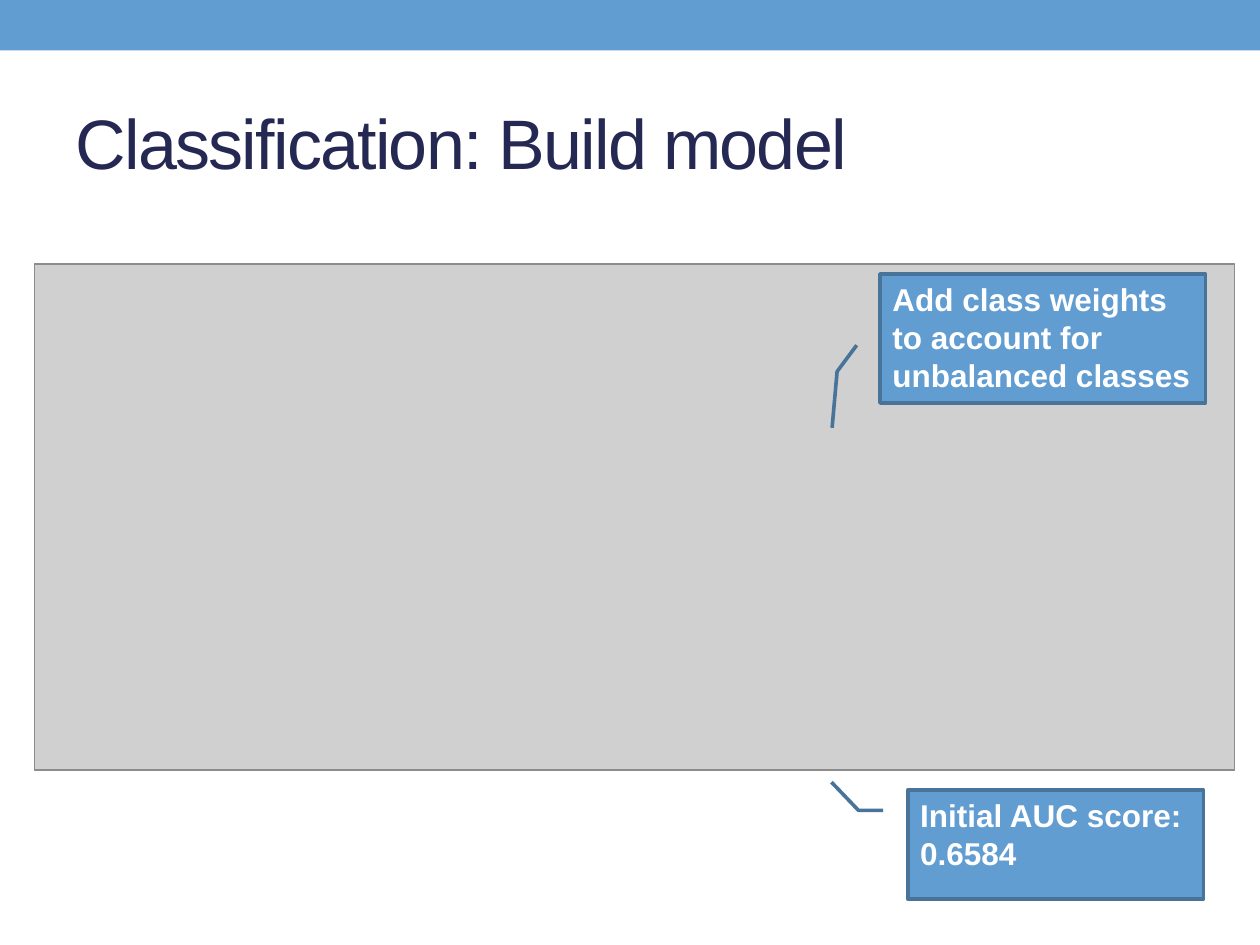
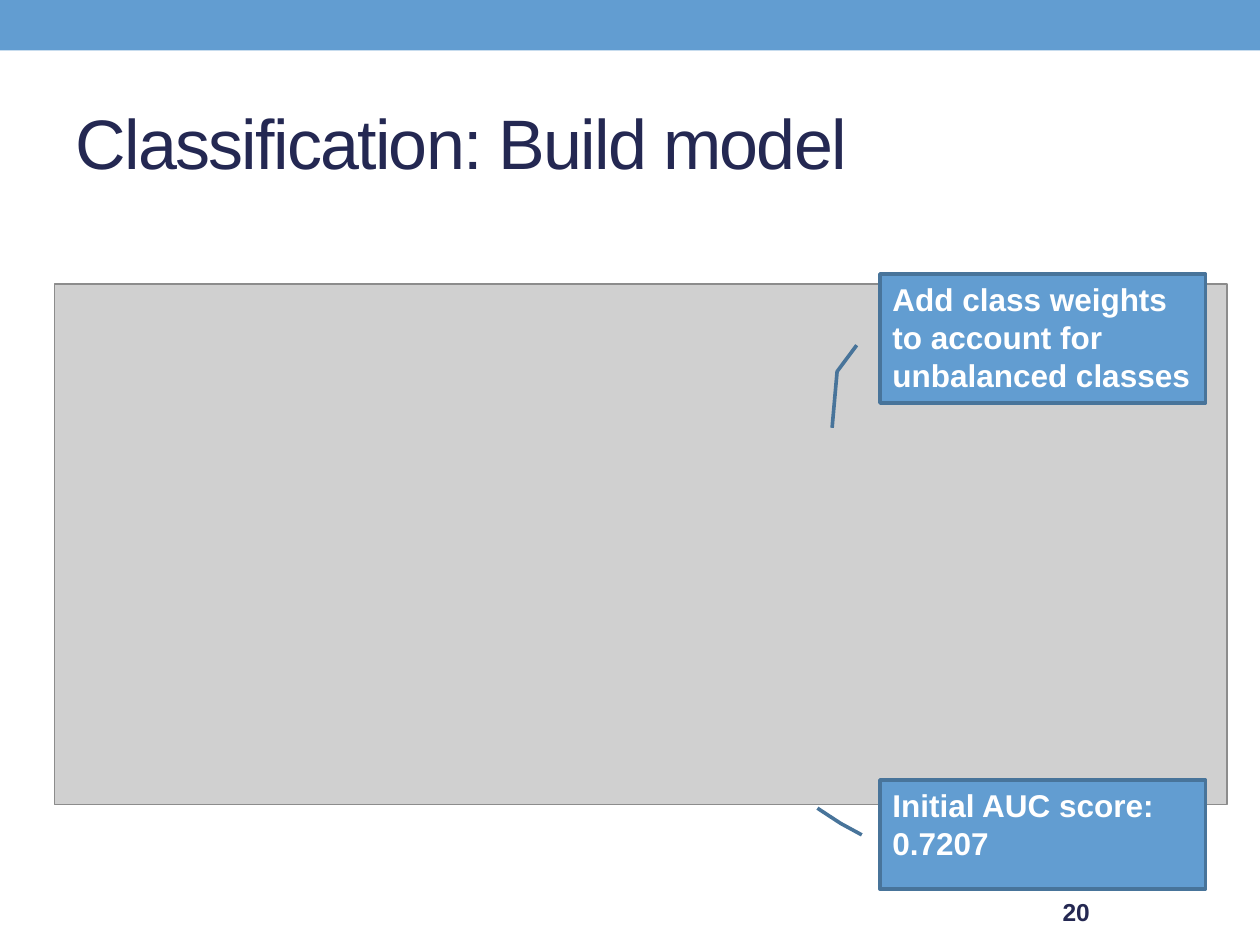
Before and after one commit to Son17/Data-Science-Projects, a slide deck: slide 20 of LG presentation.pptx. Drawn at 1260x945 pixels with LibreOffice and Linux fonts; fonts in the diff are those of the drawing; grey boxes stand for pictures. Boxes give left, top, right and bottom in pixels: in the first picture for what was removed or moved away, otherwise in the second. Text is boxed around its words. In the diff, an @@ line names an element or a change of style, - is before the commit and + after.

```diff
--- a/LG presentation.pptx
+++ b/LG presentation.pptx
@@ picture: place and size @@
-picture at (35, 265, 1236, 771)
+picture at (54, 284, 1226, 804)
@@ border callout "Initial AUC score:": place and size @@
-border callout "Initial AUC score:" at (907, 790, 1203, 900)
+border callout "Initial AUC score:" at (879, 780, 1205, 890)
@@ border callout "Initial AUC score:" at (879, 780, 1205, 890): proportions changed @@
@@ text in border callout at (892, 833, 988, 856): text changed @@
-0.6584
+0.7207
@@ page number added at (1063, 904, 1090, 922), 14 pt, text #242852, bold @@
+20
```
Also in this commit, not shown: 4 other slides changed, 2 slides removed, 3 other files.
